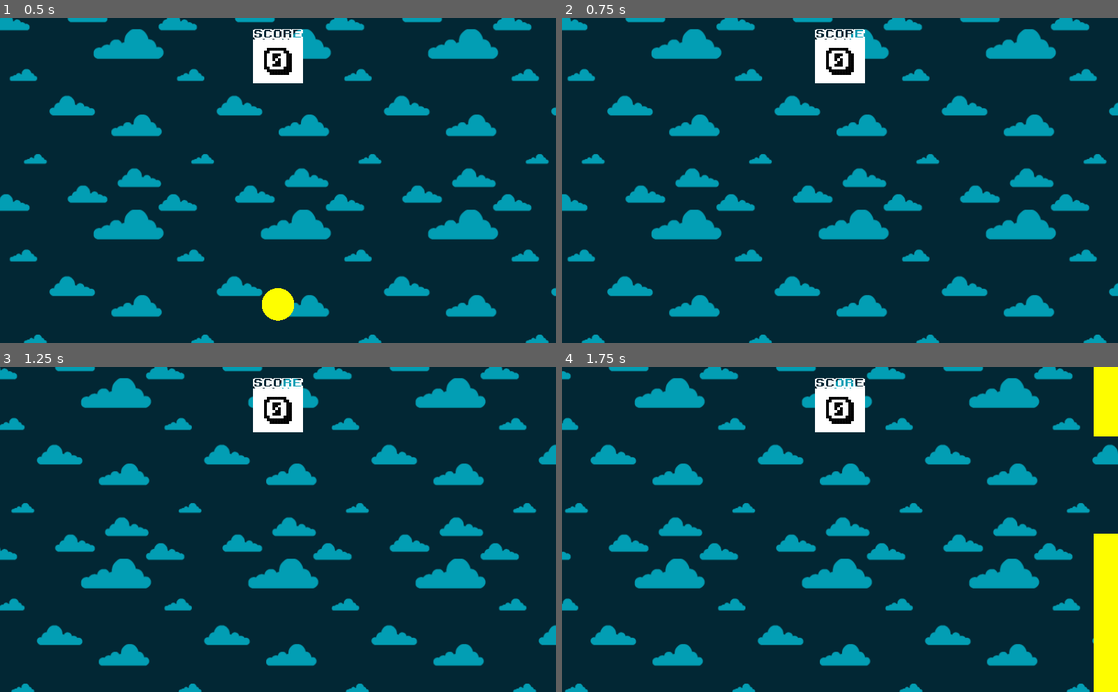
Above: before the commit, frames 1-4 (two rows, left to right).
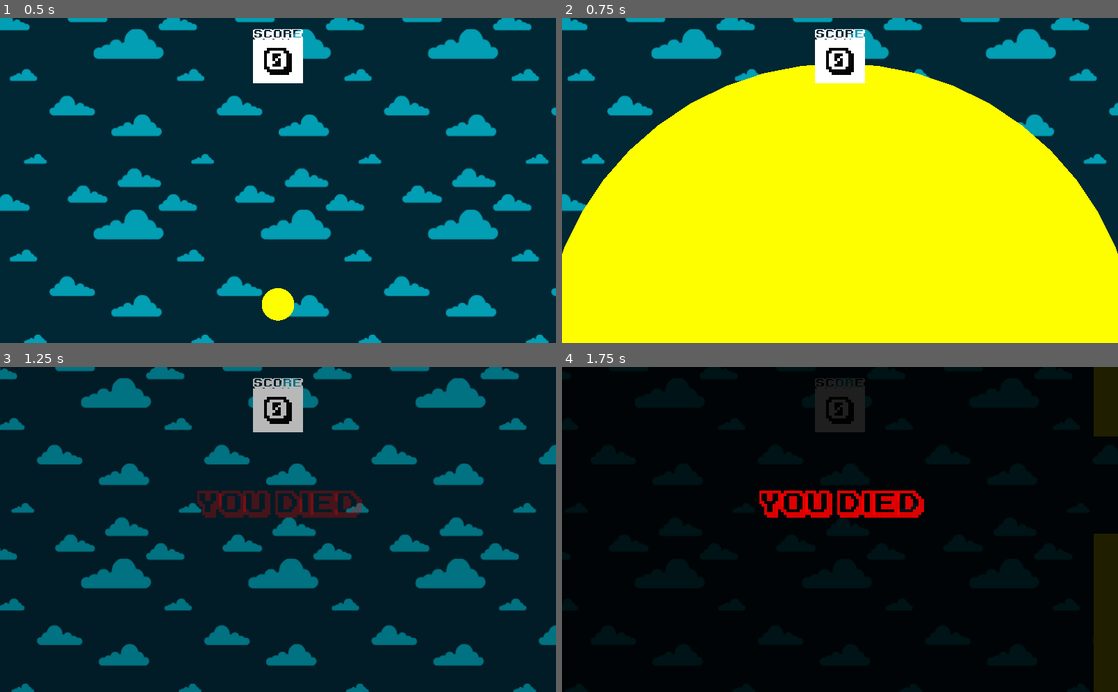
Above: after the commit, the same moments.

Repository: Maximetinu/nomansflappy-godot
Game: Godot game, scene res://scenes/Game.tscn
Two runs of this game, one before a commit and one after it. Both use one fixed random seed, a clock stepped at 60 frames per second and the inputs below.
Inputs:
- Up to frame 1 (0.5 s): no input
- Up to frame 2 (0.75 s): no input
- Up to frame 3 (1.25 s): tap Space (jump) at 0.77 s
- Up to frame 4 (1.75 s): tap Space (jump) at 1.52 s

Frame 1 is identical in both runs. In frame 2, 69% of the frame differs, in the area x 0-100%, y 14-100%; in frame 3, 16%; in frame 4, 100%, in the area x 0-100%, y 0-100%.

Commit message:
Add bounding volume to the game

Diff:
--- a/scenes/Game.tscn
+++ b/scenes/Game.tscn
@@ -16,6 +16,9 @@
 [sub_resource type="PlaneMesh" id=2]
 material = SubResource( 1 )
 size = Vector2( 18, 10 )
+
+[sub_resource type="BoxShape" id=3]
+extents = Vector3( 9, 5, 1 )
 
 [node name="Game" type="Spatial"]
 script = ExtResource( 7 )
@@ -38,6 +41,12 @@
 [node name="ScoreUI" parent="." instance=ExtResource( 5 )]
 script = ExtResource( 6 )
 
+[node name="GameBounds" type="Area" parent="."]
+
+[node name="CollisionShape" type="CollisionShape" parent="GameBounds"]
+shape = SubResource( 3 )
+
 [connection signal="player_dead" from="Player" to="." method="_on_Player_player_dead"]
 [connection signal="score_up" from="Player" to="ScoreUI" method="_on_Player_score_up"]
 [connection signal="obstacle_spawned" from="Obstacle Spawner" to="Player" method="_on_Obstacle_Spawner_obstacle_spawned"]
+[connection signal="body_exited" from="GameBounds" to="Player" method="_on_GameBounds_body_exited"]
--- a/scripts/Player.gd
+++ b/scripts/Player.gd
@@ -20,6 +20,19 @@
 
 
 func _on_Obstacle_body_entered(body):
+	death()
+
+
+func _on_Score_Trigger_body_entered(body):
+	score += 1
+	emit_signal("score_up", score)
+
+
+func _on_GameBounds_body_exited(body):
+	death()
+
+
+func death():
 	set_process(false)
 	self.gravity_scale = 0
 	self.linear_velocity = Vector3.ZERO
@@ -29,8 +42,3 @@
 	yield($Tween, "tween_completed")
 	emit_signal("player_dead")
 	queue_free()
-
-
-func _on_Score_Trigger_body_entered(body):
-	score += 1
-	emit_signal("score_up", score)
Not shown: 1 places in scenes/Game.tscn that only renumber resources
